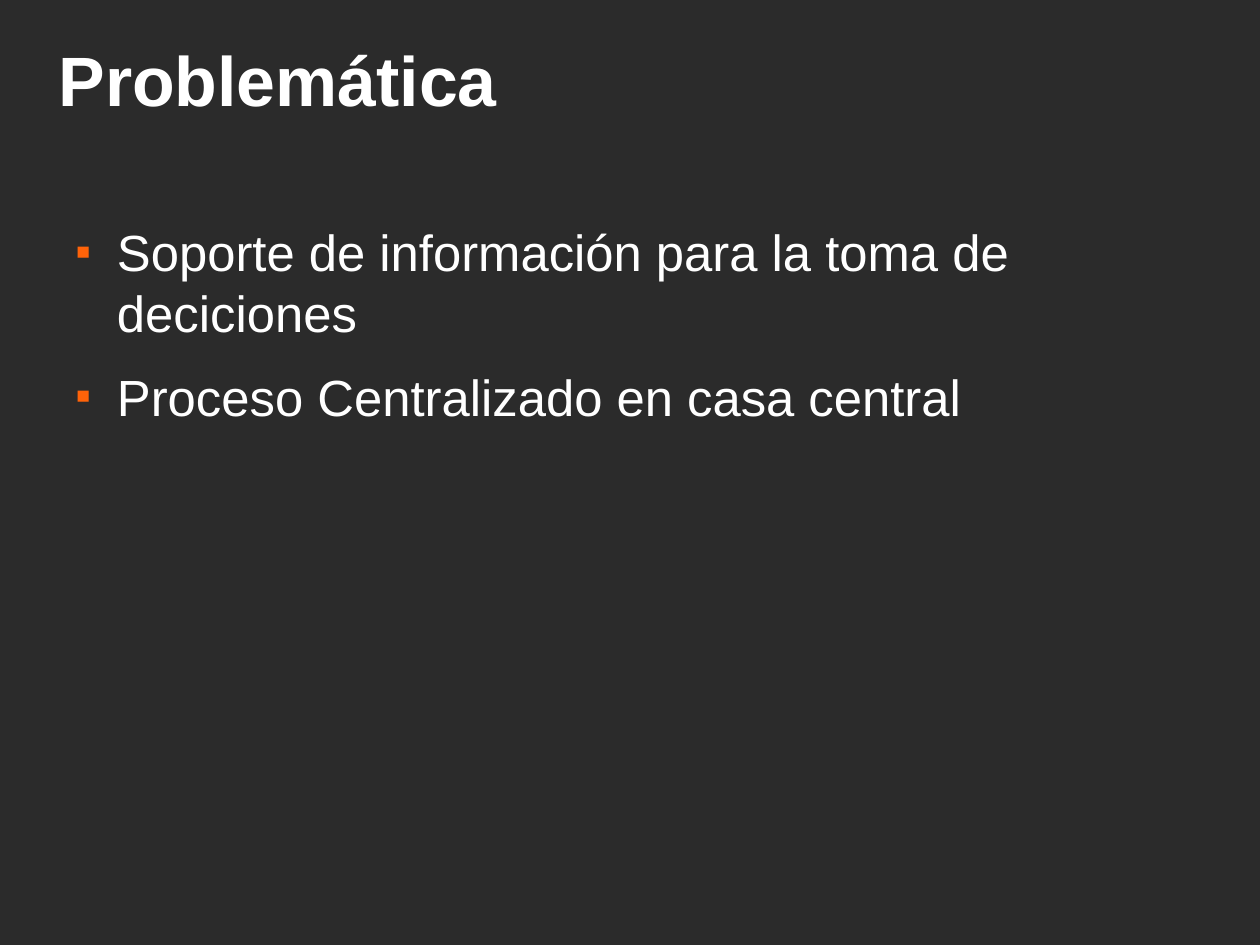
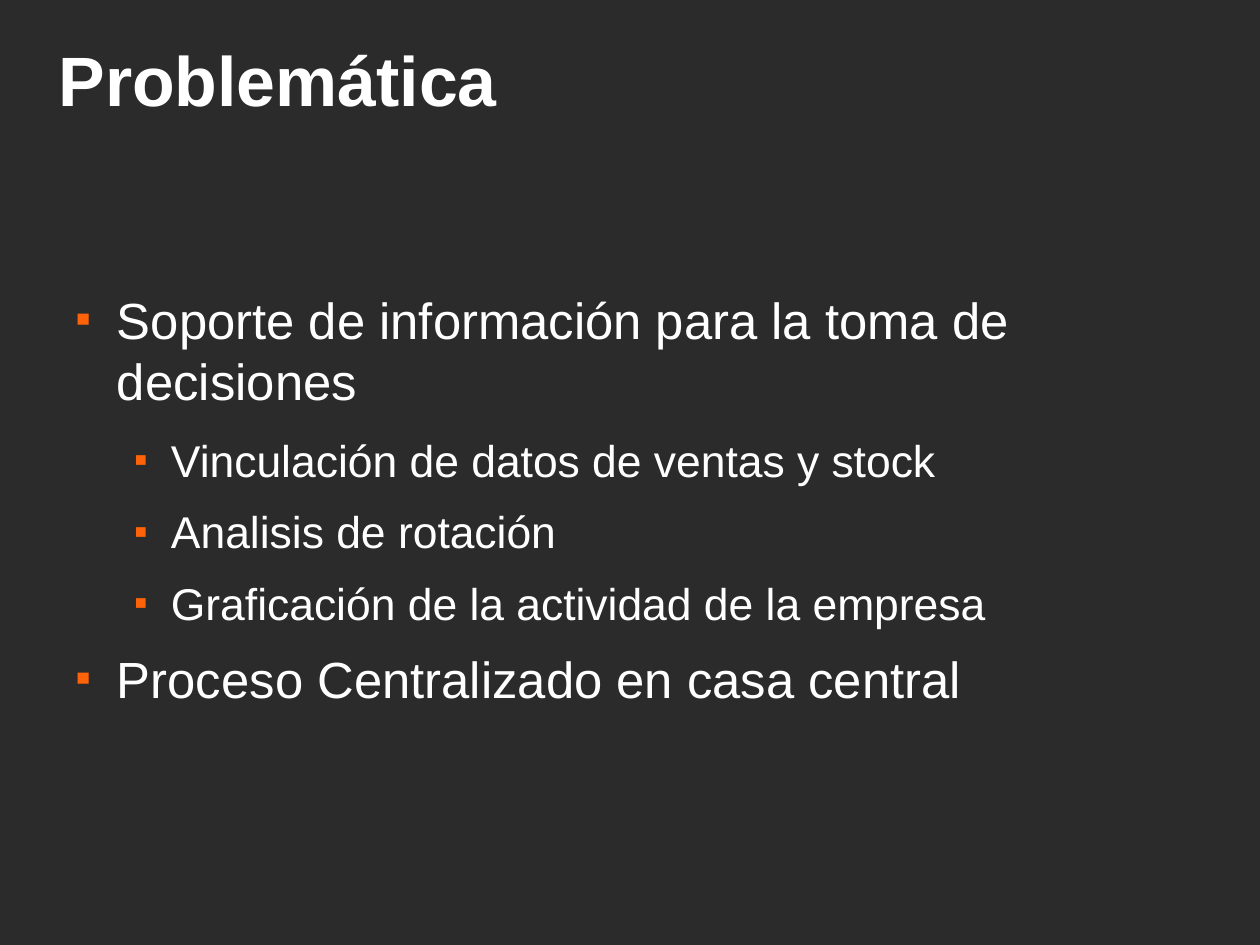
Before and after one commit to ervin45/proyectofinal, a slide deck: slide 4 of doc/material_para_la_catedra/presentacion_final/presentacion_final.odp. Drawn at 1260x945 pixels with LibreOffice and Linux fonts; fonts in the diff are those of the drawing; background and template pictures are left out; a plain dark background stands for a picture behind light text. Boxes give left, top, right and bottom in pixels: in the first picture for what was removed or moved away, otherwise in the second. Text is boxed around its words. In the diff, an @@ line names an element or a change of style, - is before the commit and + after.

```diff
--- a/doc/material_para_la_catedra/presentacion_final/presentacion_final.odp
+++ b/doc/material_para_la_catedra/presentacion_final/presentacion_final.odp
@@ text "Soporte de información para la ...": place and size @@
-text "Soporte de información para la ..." at [117, 233, 1008, 417]
+text "Soporte de información para la ..." at [117, 301, 1008, 699]
@@ text at [117, 301, 1008, 629]: text changed; size 32 to 28 pt @@
-■ Soporte de información para la toma de deciciones
+■ Soporte de información para la toma de decisiones
+  ■ Vinculación de datos de ventas y stock
+  ■ Analisis de rotación
+  ■ Graficación de la actividad de la empresa
```
Also in this commit, not shown: 21 other slides changed, 7 slides added, 5 slides removed, 2 other files.
